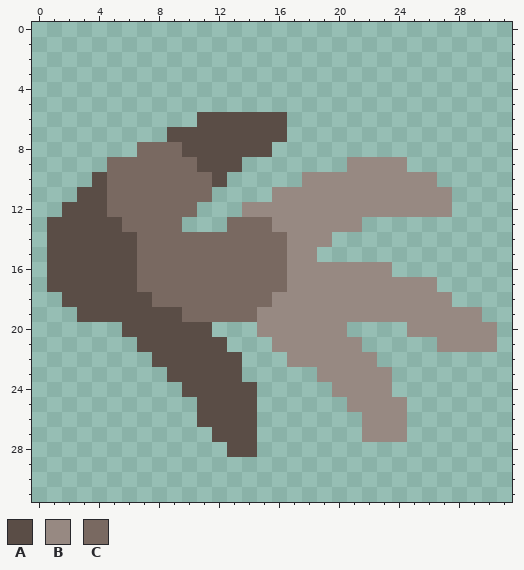
One commit to this pixel-art sprite: assets/sprites/blocks/props/dead-shrub1.png. The picture above is the old version.
The file is 32x32 pixels.
Palette (. is transparent): A #5a4d46  B #978982  C #796961
Pixels before, first column x 1:
 6 ..........AAAAAA..............
 7 ........AAAAAAAA..............
 8 ......CCCAAAAAA...............
 9 ....CCCCCCAAA.......BBBB......
10 ...ACCCCCCCA.....BBBBBBBBB....
11 ..AACCCCCCC....BBBBBBBBBBBB...
12 .AAACCCCCC...BBBBBBBBBBBBBB...
13 AAAAACCCC...CCCBBBBBB.........
14 AAAAAACCCCCCCCCCBBB...........
15 AAAAAACCCCCCCCCCBB............
16 AAAAAACCCCCCCCCCBBBBBBB.......
17 AAAAAACCCCCCCCCCBBBBBBBBBB....
18 .AAAAAACCCCCCCCBBBBBBBBBBBB...
19 ..AAAAAAACCCCCBBBBBBBBBBBBBBB.
20 .....AAAAAA...BBBBBB....BBBBBB
21 ......AAAAAA...BBBBBB.....BBBB
22 .......AAAAAA...BBBBBB........
23 ........AAAAA.....BBBBB.......
24 .........AAAAA.....BBBB.......
25 ..........AAAA......BBBB......
26 ..........AAAA.......BBB......
27 ...........AAA.......BBB......
28 ............AA................
Now the later version:
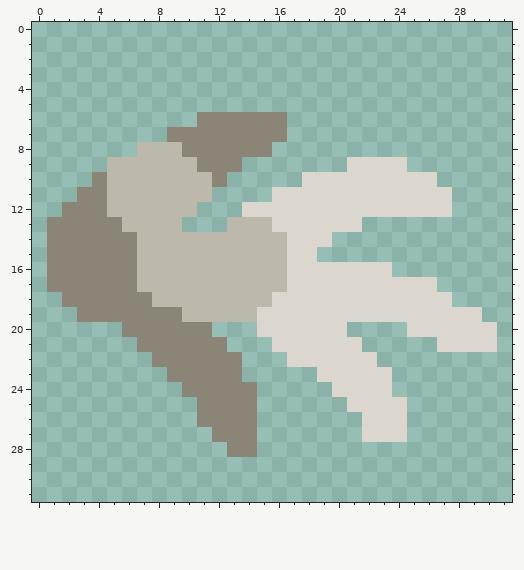
Diff:
Colour A changes from #5a4d46 to #8b8577.
Colour B changes from #978982 to #dbd7cf.
Colour C changes from #796961 to #bdb8ac.
Where, in picture pixels (left, top, right, bottom), the same in both pictures:
changed: (47, 112, 497, 457)
